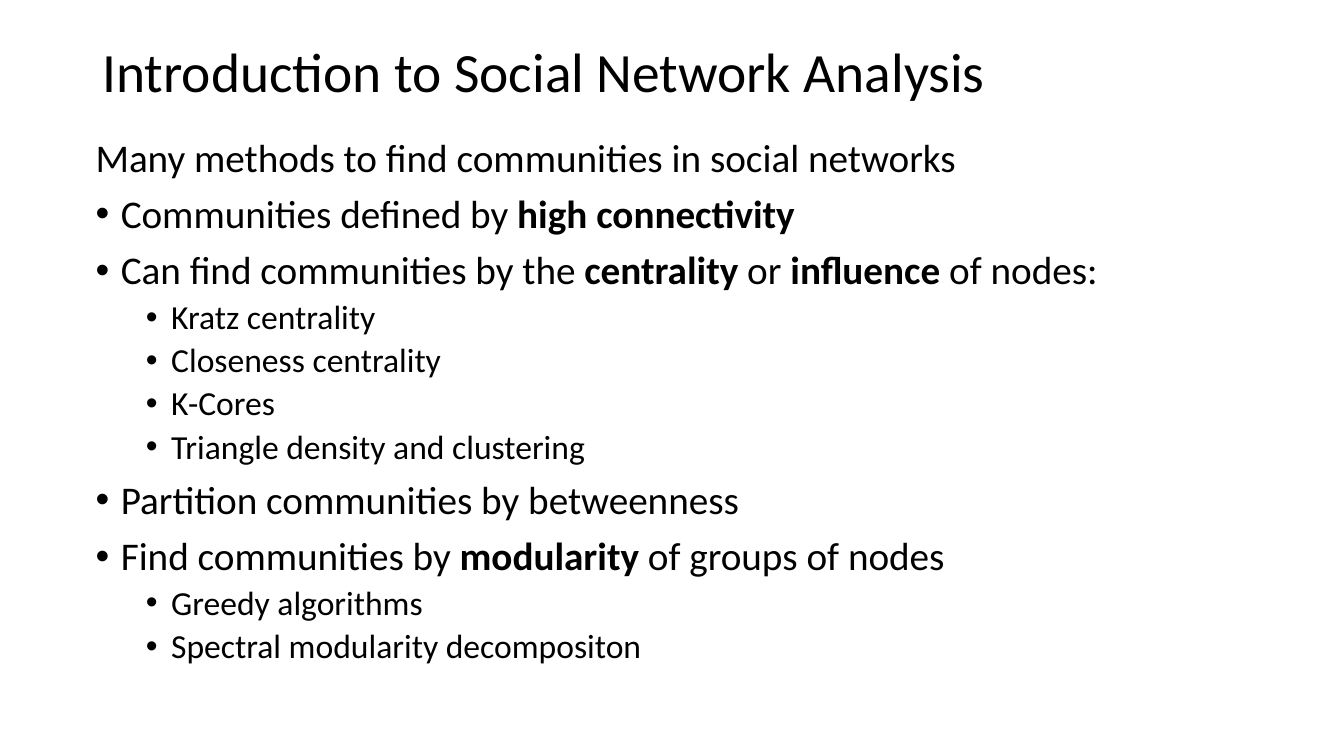
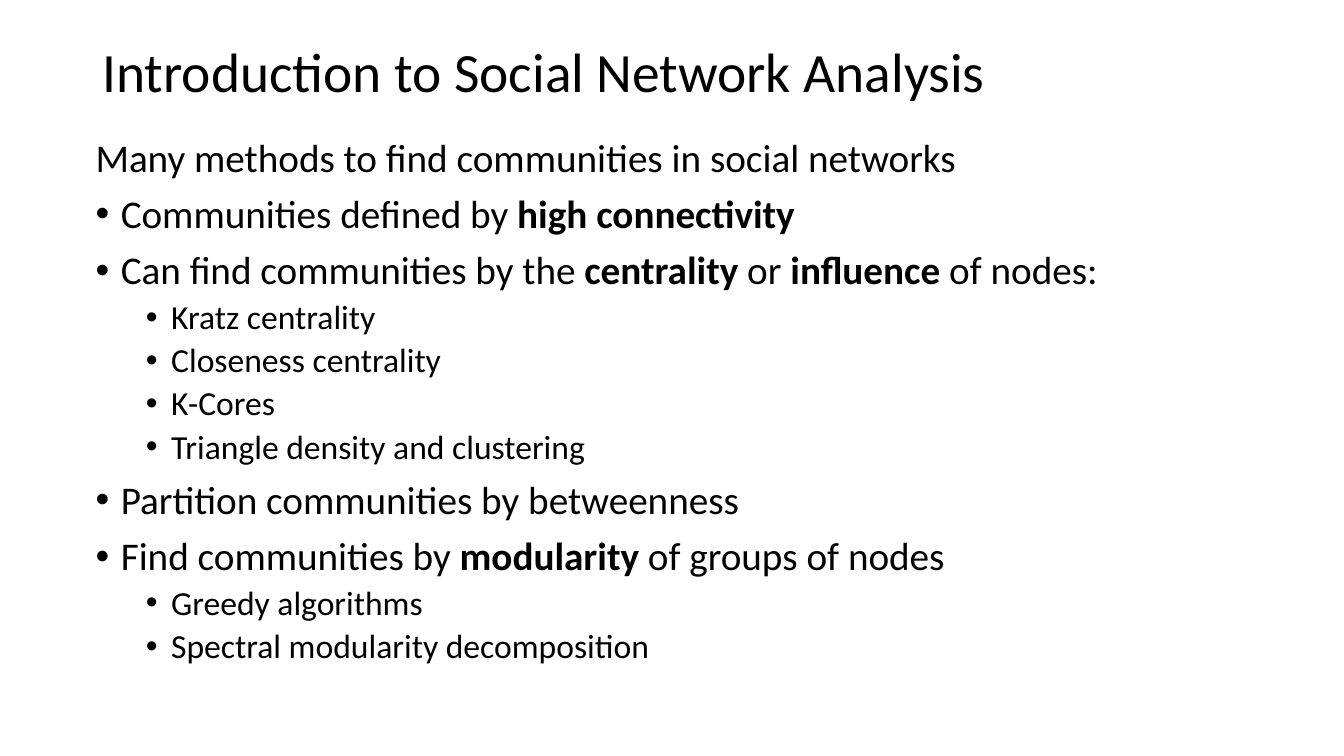
Before and after one commit to StephenElston/CSCI-E-108, a slide deck: slide 8 of slides/8_SocialNetworkAnalysis.pptx. Drawn at 1344x756 pixels with LibreOffice and Linux fonts; fonts in the diff are those of the drawing. Boxes give left, top, right and bottom in pixels: in the first picture for what was removed or moved away, otherwise in the second. Text is boxed around its words. In the diff, an @@ line names an element or a change of style, - is before the commit and + after.

```diff
--- a/slides/8_SocialNetworkAnalysis.pptx
+++ b/slides/8_SocialNetworkAnalysis.pptx
@@ text at bbox=[171, 634, 649, 664]: text changed @@
-  • Spectral modularity decompositon
+  • Spectral modularity decomposition
```
Also in this commit, not shown: 3 other slides changed, 1 slide added, 1 slide removed.
